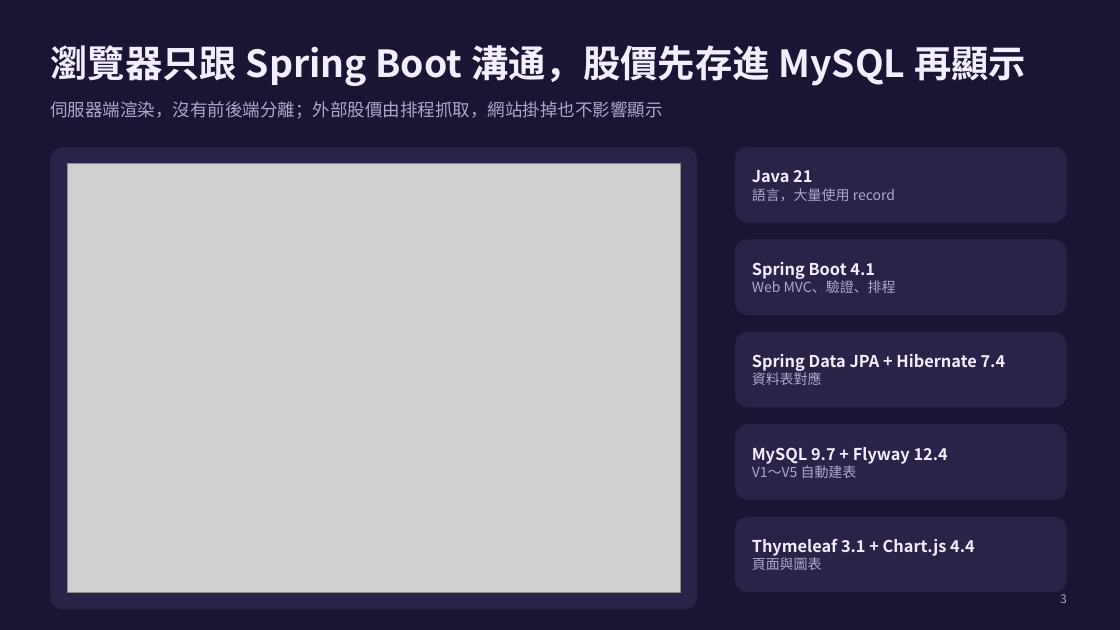
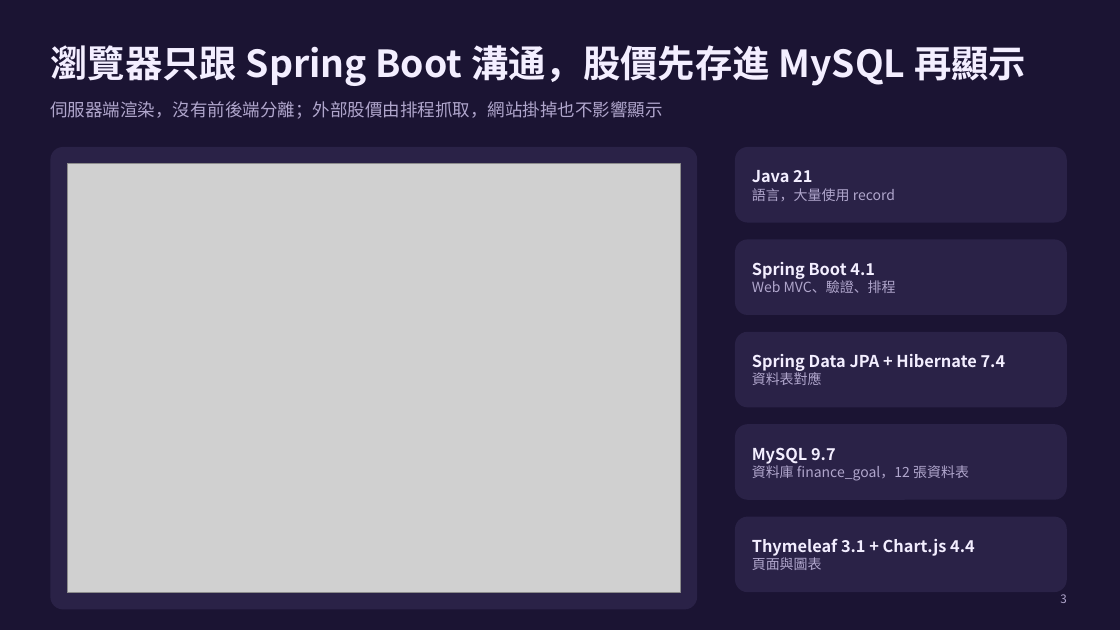
Before and after one commit to HongLeongYong/finance-goal, a slide deck: slide 3 of docs/匯報簡報.pptx. Drawn at 1120x630 pixels with LibreOffice and Linux fonts; fonts in the diff are those of the drawing; grey boxes stand for pictures. Boxes give left, top, right and bottom in pixels: in the first picture for what was removed or moved away, otherwise in the second. Text is boxed around its words. In the diff, an @@ line names an element or a change of style, - is before the commit and + after.

```diff
--- a/docs/匯報簡報.pptx
+++ b/docs/匯報簡報.pptx
@@ text at bbox=[752, 447, 969, 481]: text changed; size 14 to 12 pt; text colour #F3EEFF to #B0A6CC; bold off @@
-MySQL 9.7 + Flyway 12.4
-V1～V5 自動建表
+MySQL 9.7
+資料庫 finance_goal，12 張資料表
```
